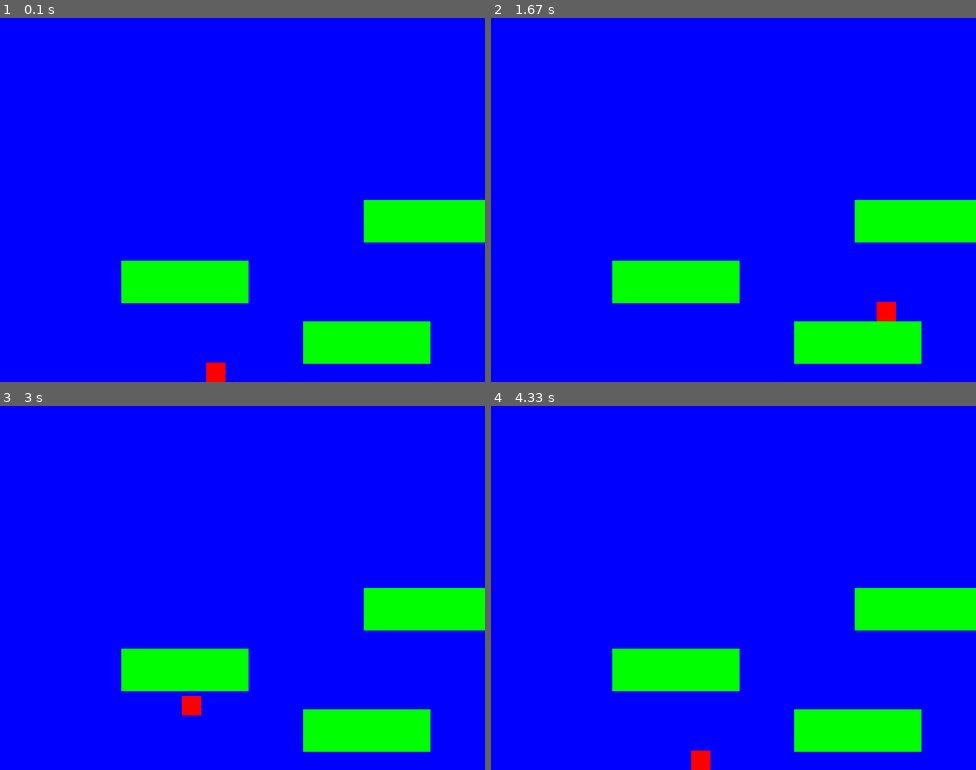
Above: before the commit, frames 1-4 (two rows, left to right).
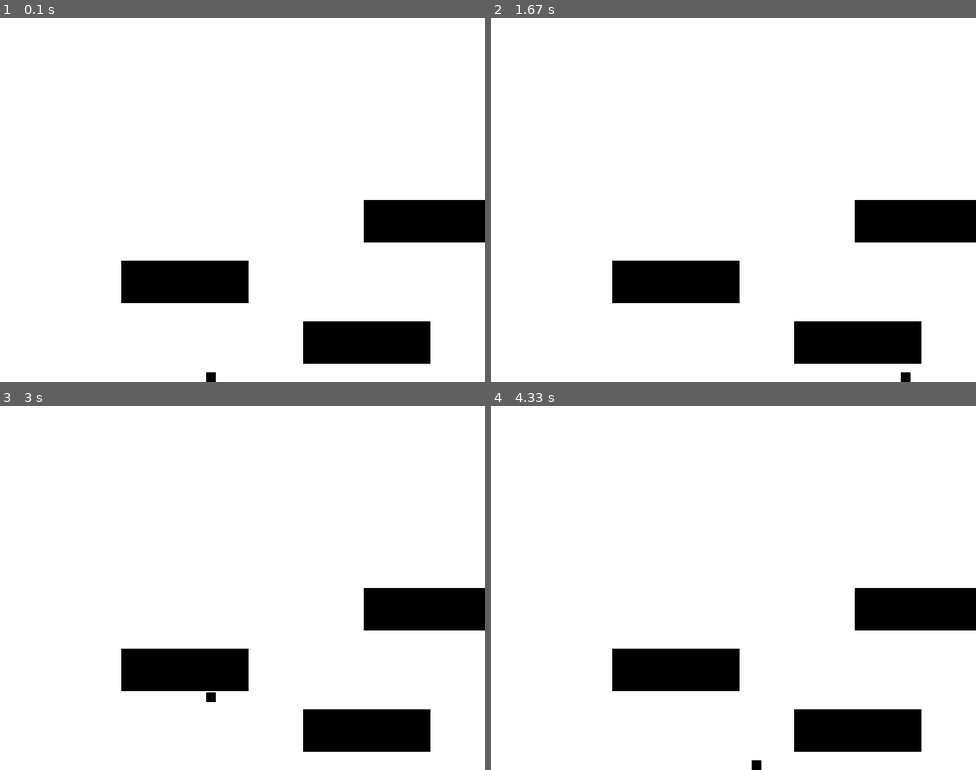
Above: after the commit, the same moments.

Repository: SamFincham/PyGame-Tests
Game: pygame game, started from main.py
The game is run twice, just before and just after one commit, with the same random seed, the same clock (stepped at 60 frames per second) and the same inputs.
Inputs:
- Up to frame 1 (0.1 s): no input
- Up to frame 2 (1.67 s): hold Right 0.33-0.8 s; hold Up 0.83-1.13 s; hold Right 1.17-1.63 s
- Up to frame 3 (3 s): hold Left 1.67-2.2 s; hold Left 2.23-2.63 s; hold Up from 2.67 s (still down)
- Up to frame 4 (4.33 s): release Up at 3.03 s; hold Right 3.07-3.7 s; hold Left 3.73-4.2 s; hold Right from 4.23 s (still down)

The runs differ from the first frame. In frame 1, 100% of the frame differs, in the area x 0-100%, y 0-100%; in frame 2, 100%; in frame 3, 100%; in frame 4, 100%.

Commit message:
Modified main.py

Diff:
--- a/main.py
+++ b/main.py
@@ -1,6 +1,19 @@
 import pygame
 
 # Global constants
+s = {
+	'g': { #General Settings
+		'scrn_d': [800, 800] #Screen dimensions
+	},
+
+	'p': { #Player Settings
+		'size': [16,16] #Player Dimensions
+	},
+
+	'l': { #Level Settings
+		'col': [[0,0,0],[80,80,80],[160,160,160],[255,255,255]]
+	}
+}
 
 # Colors
 BLACK = (0, 0, 0)
@@ -27,10 +40,8 @@
 
         # Create an image of the block, and fill it with a color.
         # This could also be an image loaded from the disk.
-        width = 32
-        height = 32
-        self.image = pygame.Surface([width, height])
-        self.image.fill(RED)
+        self.image = pygame.Surface(s['p']['size'])
+        self.image.fill(s['l']['col'][0])
 
         # Set a referance to the image rect.
         self.rect = self.image.get_rect()
@@ -127,7 +138,7 @@
         super(Platform, self).__init__()
 
         self.image = pygame.Surface([width, height])
-        self.image.fill(GREEN)
+        self.image.fill(s['l']['col'][0])
 
         self.rect = self.image.get_rect()
 
@@ -157,7 +168,7 @@
         """ Draw everything on this level. """
 
         # Draw the background
-        screen.fill(BLUE)
+        screen.fill(s['l']['col'][3])
 
         # Draw all the sprite lists that we have
         self.platform_list.draw(screen)
